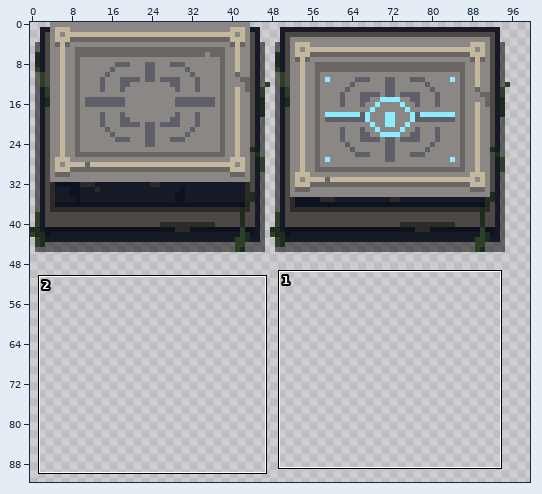
File history of a sprite sheet, releases/techdemo/img/characters/$Pressure-Plate.png. Above, an overview of the earlier version with the close-up marked.
Close-up. As it was:
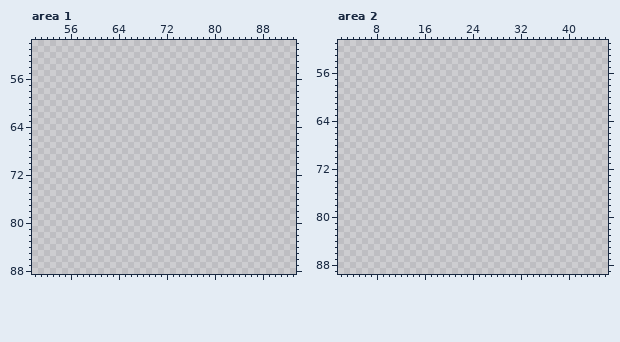
The file is 144x184 pixels. Shown: area 1: x 50..93, y 50..88; area 2: x 2..46, y 51..89. The wide view leaves out empty margins.
Now the later version:
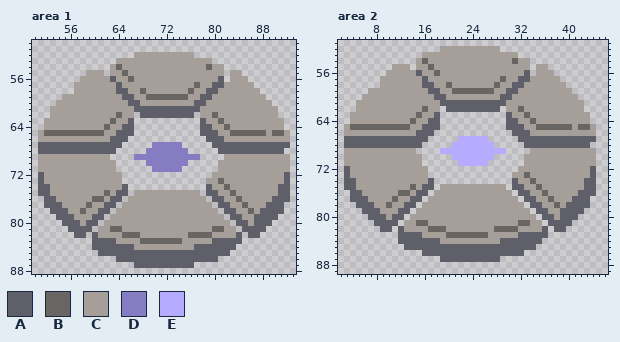
Palette (. is transparent): A #5e5f69  B #696563  C #a69f99  D #857cc2  E #b6abff
Change:
--- area 1
@@ x 50..93 @@
 51 ............................................
-52 ............................................
-53 ............................................
-54 ............................................
-55 ............................................
-56 ............................................
-57 ............................................
-58 ............................................
-59 ............................................
-60 ............................................
-61 ............................................
-62 ............................................
-63 ............................................
-64 ............................................
-65 ............................................
-66 ............................................
-67 ............................................
-68 ............................................
-69 ............................................
-70 ............................................
-71 ............................................
-72 ............................................
-73 ............................................
-74 ............................................
-75 ............................................
-76 ............................................
-77 ............................................
-78 ............................................
-79 ............................................
-80 ............................................
-81 ............................................
-82 ............................................
-83 ............................................
-84 ............................................
-85 ............................................
-86 ............................................
-87 ............................................
+52 .................CCCCCCCCCC.................
+53 ..............CCCCCCCCCCCCCCCC..............
+54 .............CBCCCCCCCCCCCCCCBCC............
+55 .........CCC.CCBCCCCCCCCCCCCCCCC.CC.........
+56 ........CCCCCACCBCCCCCCCCCCCCCCA.CCC........
+57 .......CCCCCCCACCCCCCCCCCCCBCCAACCCCC.......
+58 .......CCCCCCCAACCBCCCCCCCBCCAACCCCCCC......
+59 .....CCCCCCCCCCAACCBBBBBBBCCAACCCCCCCCC.....
+60 ....CCCCCCCCCCCCAACCCCCCCCCAACCCCCCCCCCC....
+61 ...CCCCCCCCCCCCCCAAAAAAAAAAACCCCCCCCCCCCC...
+62 ...CCCCCCCCCCCBCC.AAAAAAAAA.CCBCCCCCCCCCC...
+63 ..CCCCCCCCCCCBCCA...........ACCBCCCCCCCCCC..
+64 ..CCCCCCCCCCBCCAA...........AACCBCCCCCCCCC..
+65 .CBBBBBBBBBBCCAAA...........AAACCBBBBBBCBBC.
+66 .CCCCCCCCCCCCAAA.............AAACCCCCCCCCCC.
+67 .AAAAAAAAAAAAAA.....DDDDD.....AAAAAAAAAAAAA.
+68 .AAAAAAAAAAAAA.....DDDDDDD.....AAAAAAAAAAA..
+69 .CCCCCCCCCCCC....DDDDDDDDDDD....CCCCCCCCCCC.
+70 .CCCCCCCCCCCCC.....DDDDDDD.....CCCCCCCCCCCC.
+71 .CCCCCCCCCCCCC......DDDDD......CCCCCCCCCCCC.
+72 .ACCCCCCCCCCCCC...............CCCCCCCCCCCCA.
+73 .ACCCCCCCCCCCCC..............CCBCCCCCCCCCCA.
+74 .AACCCCCCCCCCCCA.............ACCBCCCCCCCCAA.
+75 .AACCCCCCCCCBCAA.CCCCCCCCCCC.AACCBCCCCCCCAA.
+76 ..AACCCCCCBBCAA.CCCCCCCCCCCCC.AACCBCCCCCAAA.
+77 ..AAACCCCBCCAA.CCCCCCCCCCCCCCC.AACCBCCCAAA..
+78 ...AAACCBCCAA.CCCCCCCCCCCCCCCCC.AACCBCAAAA..
+79 ....AAACCCAA.CCCCCCCCCCCCCCCCCCC.AACCAAAA...
+80 .....AAACAA.CCCCCCCCCCCCCCCCCCCCC.AACAAA....
+81 ......AAAA.CCBBCCCCCCCCCCCCCCCBBCC.AAAA.....
+82 .......AA.ACCCCBBBCCCCCCCCBBBBCCCCA.AA......
+83 ..........AAAACCCCBBBBBBBCCCCCAAAAA.........
+84 ..........AAAAAAACCCCCCCCCCAAAAAAA..........
+85 ...........AAAAAAAAAAAAAAAAAAAAAA...........
+86 ..............AAAAAAAAAAAAAAAAA.............
+87 .................AAAAAAAAAA.................
 88 ............................................
--- area 2
@@ x 2..46 @@
 51 .............................................
-52 .............................................
-53 .............................................
-54 .............................................
-55 .............................................
-56 .............................................
-57 .............................................
-58 .............................................
-59 .............................................
-60 .............................................
-61 .............................................
-62 .............................................
-63 .............................................
-64 .............................................
-65 .............................................
-66 .............................................
-67 .............................................
-68 .............................................
-69 .............................................
-70 .............................................
-71 .............................................
-72 .............................................
-73 .............................................
-74 .............................................
-75 .............................................
-76 .............................................
-77 .............................................
-78 .............................................
-79 .............................................
-80 .............................................
-81 .............................................
-82 .............................................
-83 .............................................
-84 .............................................
-85 .............................................
-86 .............................................
-87 .............................................
+52 .................CCCCCCCCCC..................
+53 ..............CCCCCCCCCCCCCCCC...............
+54 .............CBCCCCCCCCCCCCCCBCC.............
+55 .........CCC.CCBCCCCCCCCCCCCCCCC.CC..........
+56 ........CCCCCACCBCCCCCCCCCCCCCCA.CCC.........
+57 .......CCCCCCCACCCCCCCCCCCCBCCAACCCCC........
+58 .......CCCCCCCAACCBCCCCCCCBCCAACCCCCCC.......
+59 .....CCCCCCCCCCAACCBBBBBBBCCAACCCCCCCCC......
+60 ....CCCCCCCCCCCCAACCCCCCCCCAACCCCCCCCCCC.....
+61 ...CCCCCCCCCCCCCCAAAAAAAAAAACCCCCCCCCCCCC....
+62 ...CCCCCCCCCCCBCC.AAAAAAAAA.CCBCCCCCCCCCC....
+63 ..CCCCCCCCCCCBCCA...........ACCBCCCCCCCCCC...
+64 ..CCCCCCCCCCBCCAA...........AACCBCCCCCCCCC...
+65 .CBBBBBBBBBBCCAAA...........AAACCBBBBBBCBBC..
+66 .CCCCCCCCCCCCAAA.............AAACCCCCCCCCCC..
+67 .AAAAAAAAAAAAAA.....EEEEE.....AAAAAAAAAAAAA..
+68 .AAAAAAAAAAAAA.....EEEEEEE.....AAAAAAAAAAA...
+69 .CCCCCCCCCCCC....EEEEEEEEEEE....CCCCCCCCCCC..
+70 .CCCCCCCCCCCCC.....EEEEEEE.....CCCCCCCCCCCC..
+71 .CCCCCCCCCCCCC......EEEEE......CCCCCCCCCCCC..
+72 .ACCCCCCCCCCCCC...............CCCCCCCCCCCCA..
+73 .ACCCCCCCCCCCCC..............CCBCCCCCCCCCCA..
+74 .AACCCCCCCCCCCCA.............ACCBCCCCCCCCAA..
+75 .AACCCCCCCCCBCAA.CCCCCCCCCCC.AACCBCCCCCCCAA..
+76 ..AACCCCCCBBCAA.CCCCCCCCCCCCC.AACCBCCCCCAAA..
+77 ..AAACCCCBCCAA.CCCCCCCCCCCCCCC.AACCBCCCAAA...
+78 ...AAACCBCCAA.CCCCCCCCCCCCCCCCC.AACCBCAAAA...
+79 ....AAACCCAA.CCCCCCCCCCCCCCCCCCC.AACCAAAA....
+80 .....AAACAA.CCCCCCCCCCCCCCCCCCCCC.AACAAA.....
+81 ......AAAA.CCBBCCCCCCCCCCCCCCCBBCC.AAAA......
+82 .......AA.ACCCCBBBCCCCCCCCBBBBCCCCA.AA.......
+83 ..........AAAACCCCBBBBBBBCCCCCAAAAA..........
+84 ..........AAAAAAACCCCCCCCCCAAAAAAA...........
+85 ...........AAAAAAAAAAAAAAAAAAAAAA............
+86 ..............AAAAAAAAAAAAAAAAA..............
+87 .................AAAAAAAAAA..................
 88 .............................................
